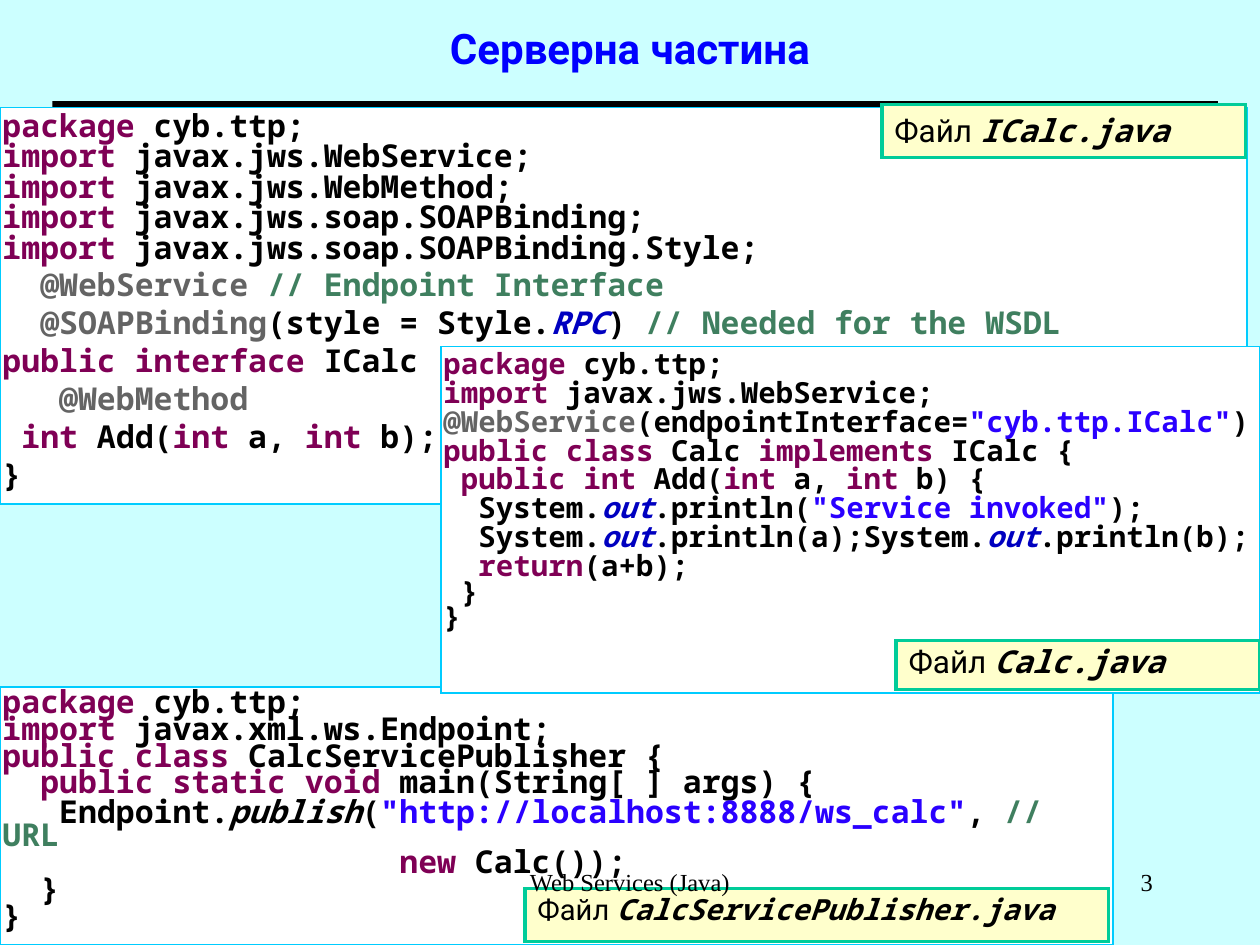
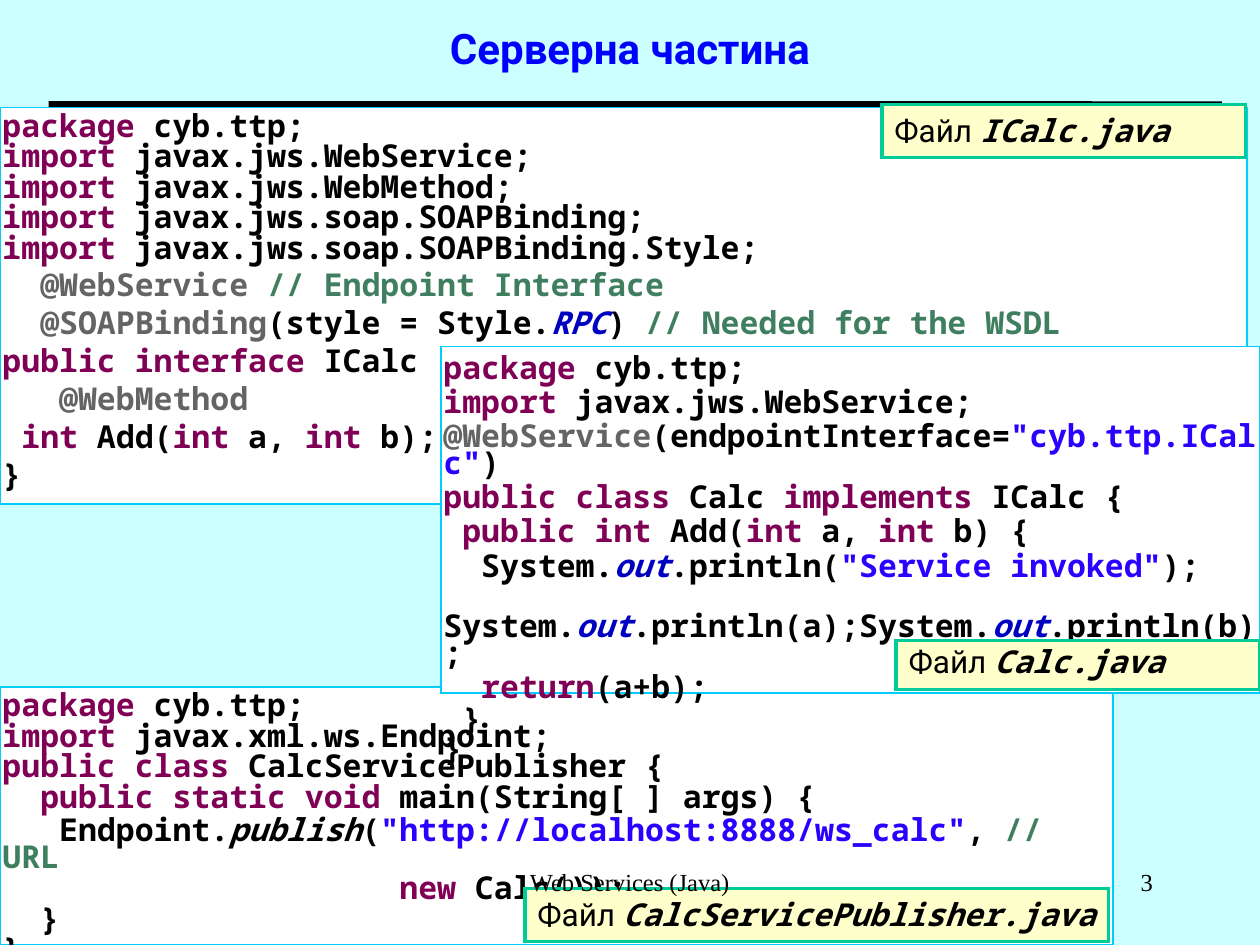
Before and after one commit to magistrs2016/magistrs2016.github.io, a slide deck: slide 3 of it/it_demo05/W27_WebServices_Java_(50)_2016.ppt. Drawn at 1260x945 pixels with LibreOffice and Linux fonts; fonts in the diff are those of the drawing. Boxes give left, top, right and bottom in pixels: in the first picture for what was removed or moved away, otherwise in the second. Text is boxed around its words. In the diff, an @@ line names an element or a change of style, - is before the commit and + after.

```diff
--- a/it/it_demo05/W27_WebServices_Java_(50)_2016.ppt
+++ b/it/it_demo05/W27_WebServices_Java_(50)_2016.ppt
@@ rectangle "package cyb.ttp;" at box(441, 346, 1260, 693): size 16.6 to 18 pt; line spacing 0.6 to 0.7; line spacing 0.5 to 0.6 @@
@@ rectangle "package cyb.ttp;" at box(0, 687, 1113, 945): line spacing 0.5 to 0.6; line spacing 0.6 to 0.7 @@
@@ rectangle "Файл CalcServicePublisher.java" at box(525, 888, 1109, 941): size 16.6 to 18 pt; line spacing 0.9 to 1 @@
```
Also in this commit, not shown: 16 other slides changed, 9 other files.
